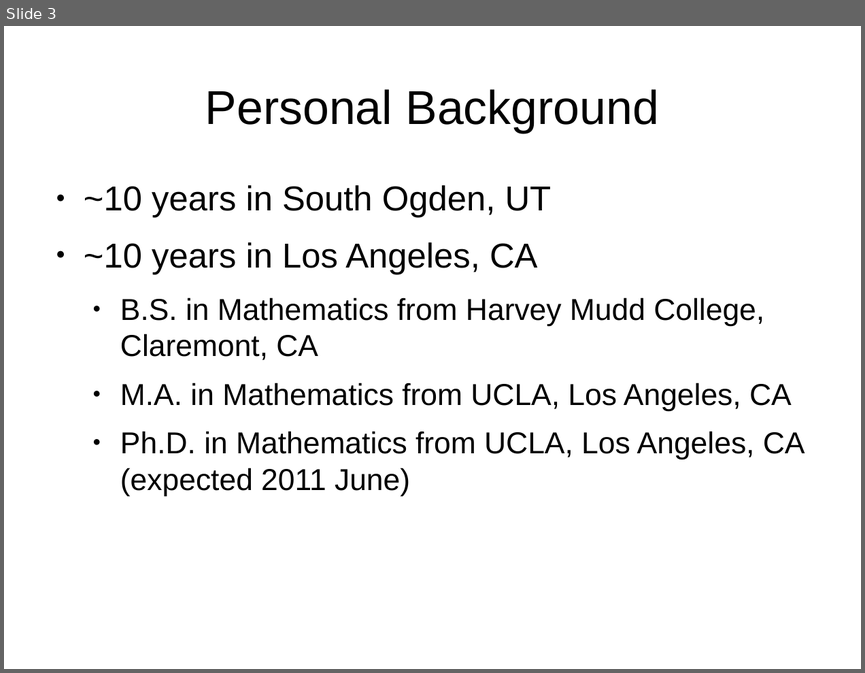
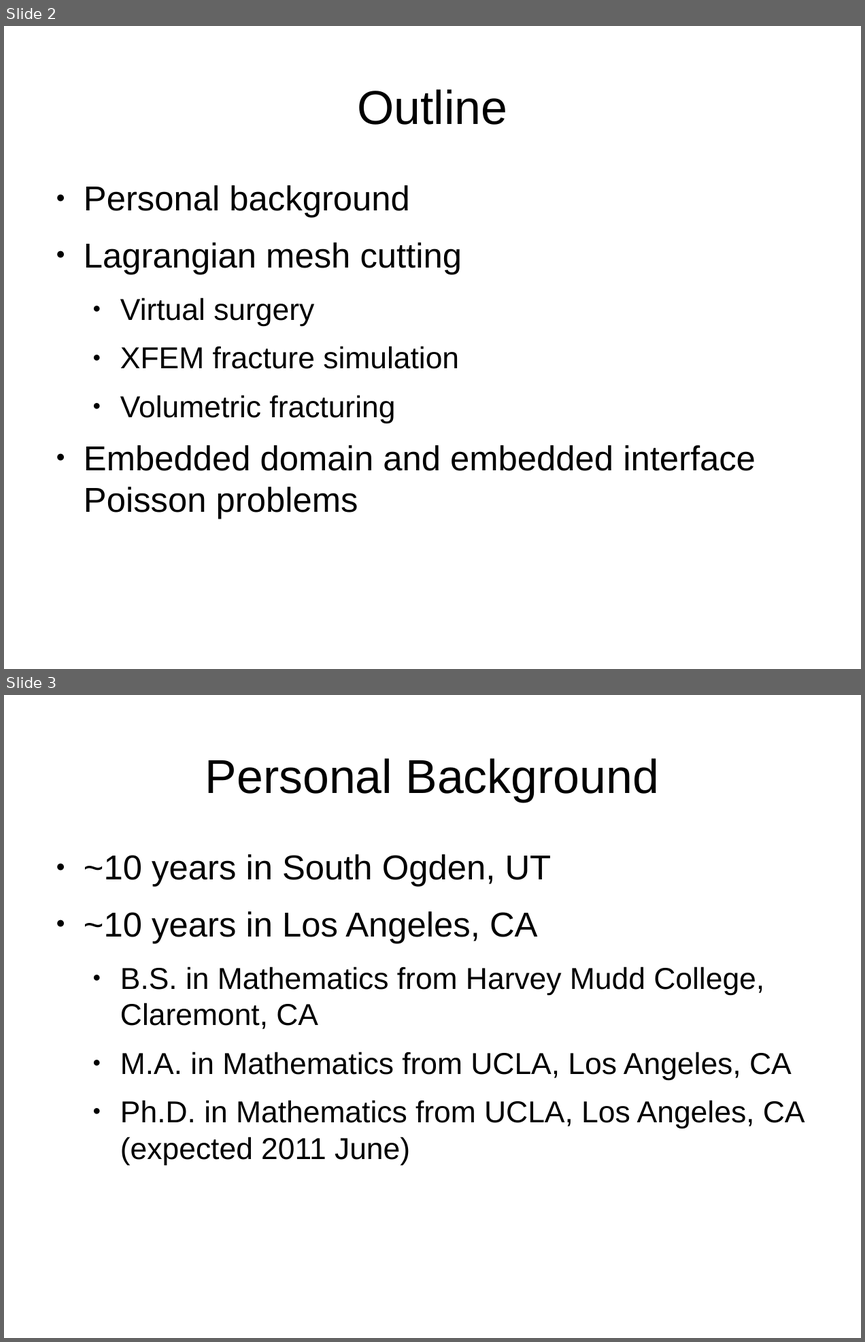
Before and after one commit to jhellrung/documents, a slide deck: presentations/sandia.2011.11.08/slides.odp. Shown one above the other, each under a label of ours: slide 3 before the commit, slides 2 and 3 after it. The pictures are 865x673 and 865x1342 pixels, drawn with LibreOffice and Linux fonts; fonts in the diff are those of the drawing. Boxes give left, top, right and bottom in pixels: in the first picture for what was removed or moved away, otherwise in the second. Text is boxed around its words. In the diff, an @@ line names an element or a change of style, - is before the commit and + after.

```diff
--- a/presentations/sandia.2011.11.08/slides.odp
+++ b/presentations/sandia.2011.11.08/slides.odp
@@ slide 2 added at [4, 26, 861, 669], background #FFFFFF @@
@@ title added at [357, 89, 507, 125], 44 pt, text #000000 @@
+Outline
@@ text added at [84, 185, 755, 518], 32 pt, text #000000 @@
+● Personal background
+● Lagrangian mesh cutting
+  ● Virtual surgery
+  ● XFEM fracture simulation
+  ● Volumetric fracturing
+● Embedded domain and embedded interface Poisson problems
```
Also in this commit, not shown: 1 slide changed, 3 other slides added, 1 slide removed.
